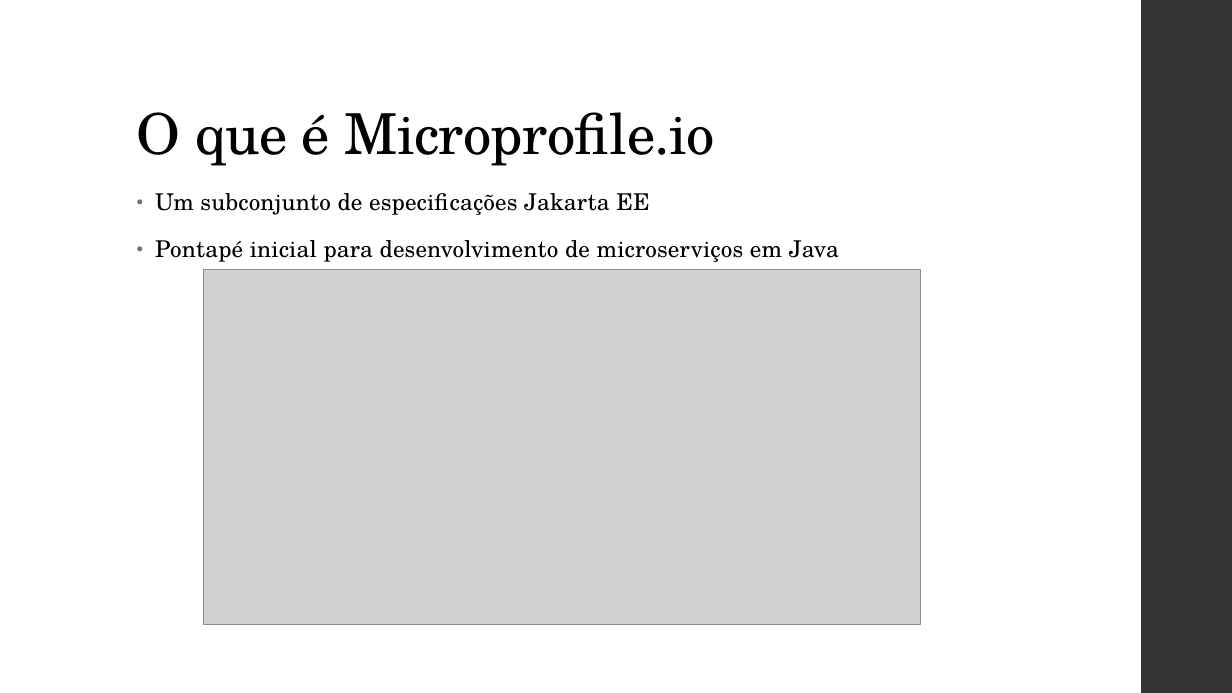
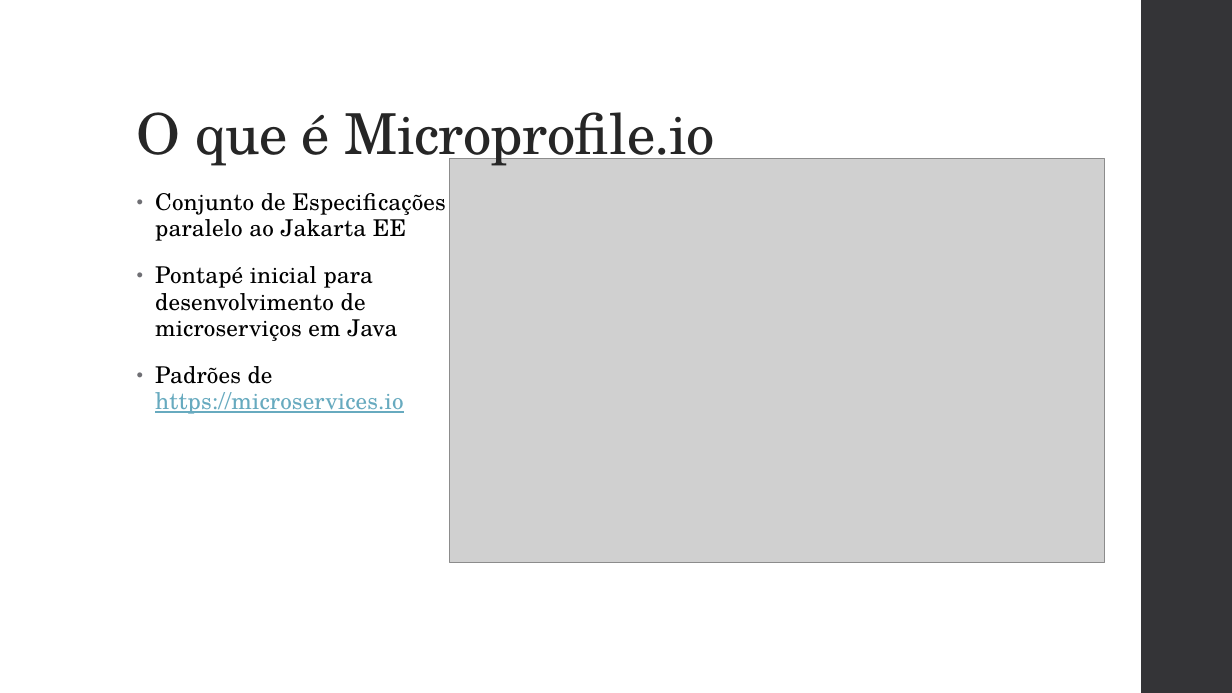
Before and after one commit to vepo/cdi-tutorial, a slide deck: slide 8 of resource/Java CDI.pptx (slide 7 before the commit). Drawn at 1232x693 pixels with LibreOffice and Linux fonts; fonts in the diff are those of the drawing; grey boxes stand for pictures. Boxes give left, top, right and bottom in pixels: in the first picture for what was removed or moved away, otherwise in the second. Text is boxed around its words. In the diff, an @@ line names an element or a change of style, - is before the commit and + after.

```diff
--- a/resource/Java CDI.pptx
+++ b/resource/Java CDI.pptx
@@ title "O que é Microprofile.io" at (x1=137, y1=112, x2=716, y2=171): text colour #000000 to #262626 @@
@@ picture resized from (x1=203, y1=270, x2=921, y2=625) to (x1=450, y1=158, x2=1105, y2=562) @@
@@ text at (x1=155, y1=193, x2=445, y2=241): text changed @@
-• Um subconjunto de especificações Jakarta EE
+• Conjunto de Especificações paralelo ao Jakarta EE
@@ text at (x1=155, y1=366, x2=403, y2=414): paragraph added @@
+• Padrões de https://microservices.io
```
Also in this commit, not shown: 23 other slides changed, 4 slides added, 6 other files.
